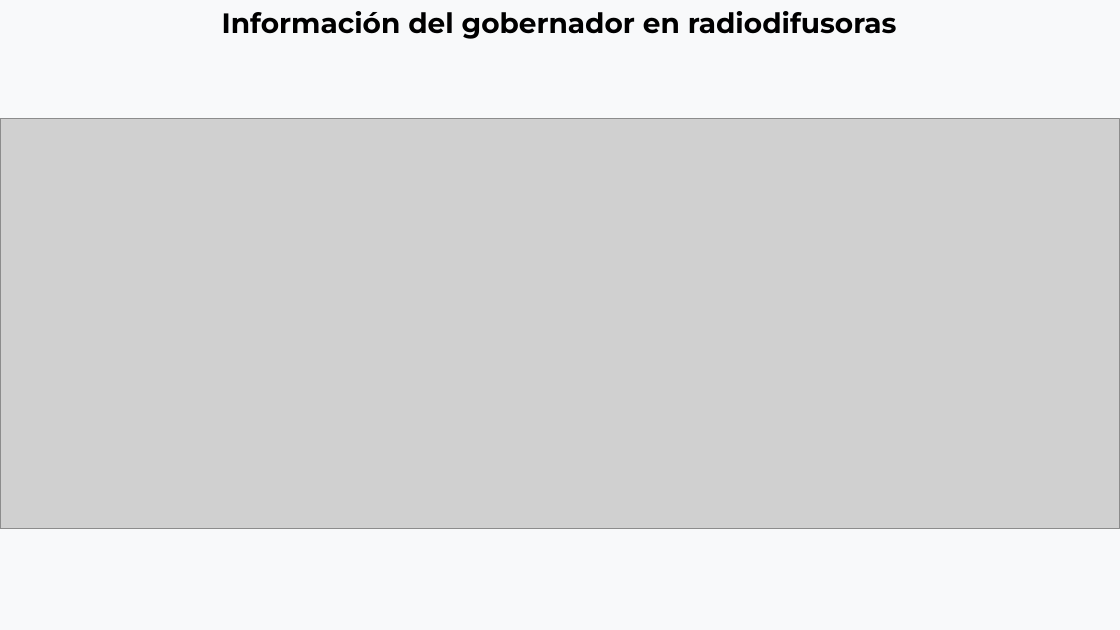
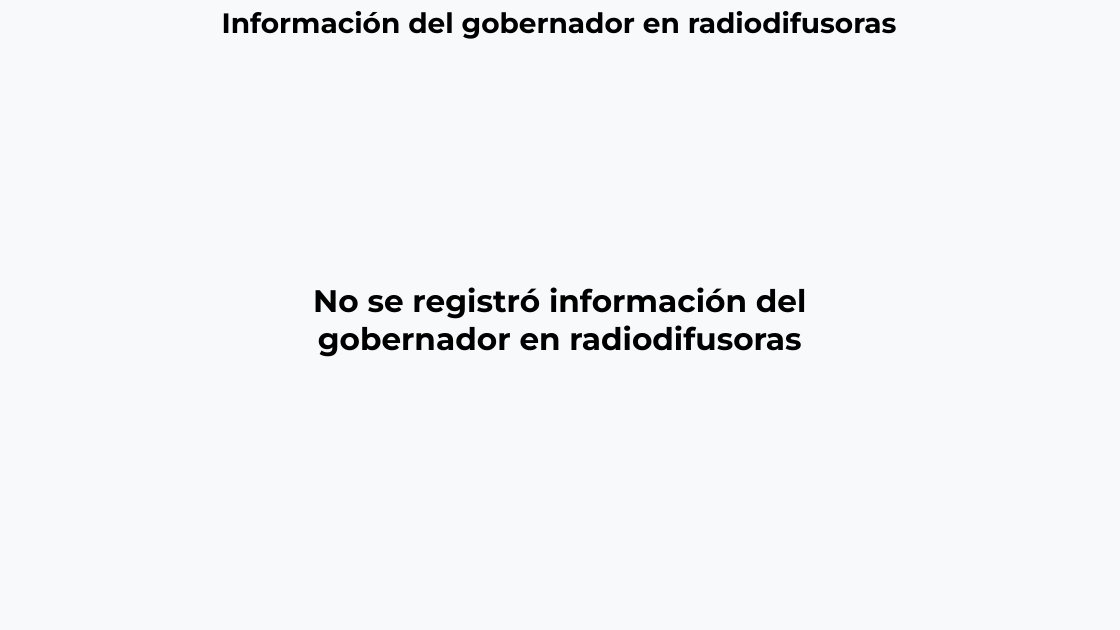
Before and after one commit to thelonious9/Reporteportadas, a slide deck: slide 13 of Reporte 051026.pptx. Drawn at 1120x630 pixels with LibreOffice and Linux fonts; fonts in the diff are those of the drawing; grey boxes stand for pictures. Boxes give left, top, right and bottom in pixels: in the first picture for what was removed or moved away, otherwise in the second. Text is boxed around its words. In the diff, an @@ line names an element or a change of style, - is before the commit and + after.

```diff
--- a/Reporte 051026.pptx
+++ b/Reporte 051026.pptx
@@ picture removed at box(0, 119, 1120, 529) @@
@@ text added at box(313, 287, 807, 357), 20 pt, text #000000, bold @@
+No se registró información del gobernador en radiodifusoras
```
Also in this commit, not shown: 4 other slides changed, 1 slide removed.
